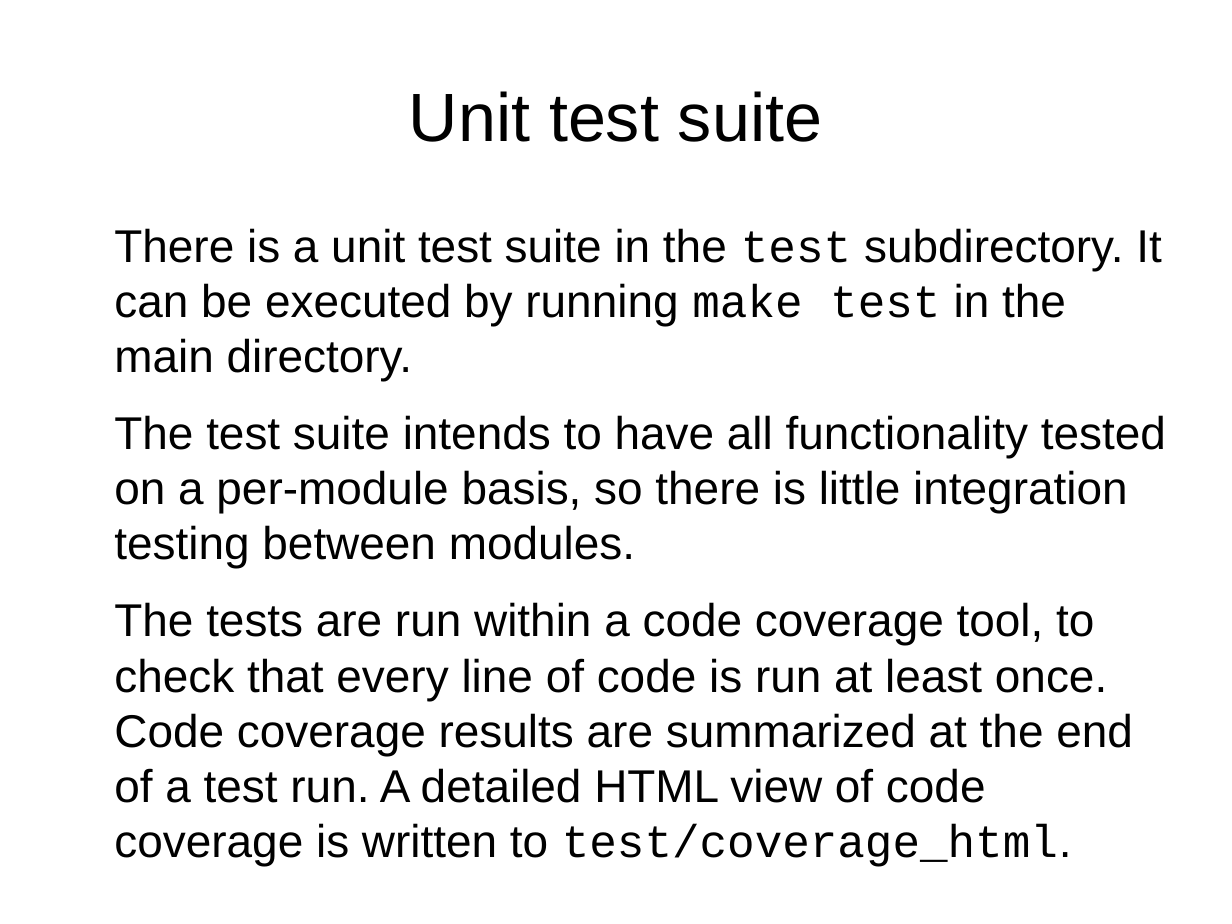
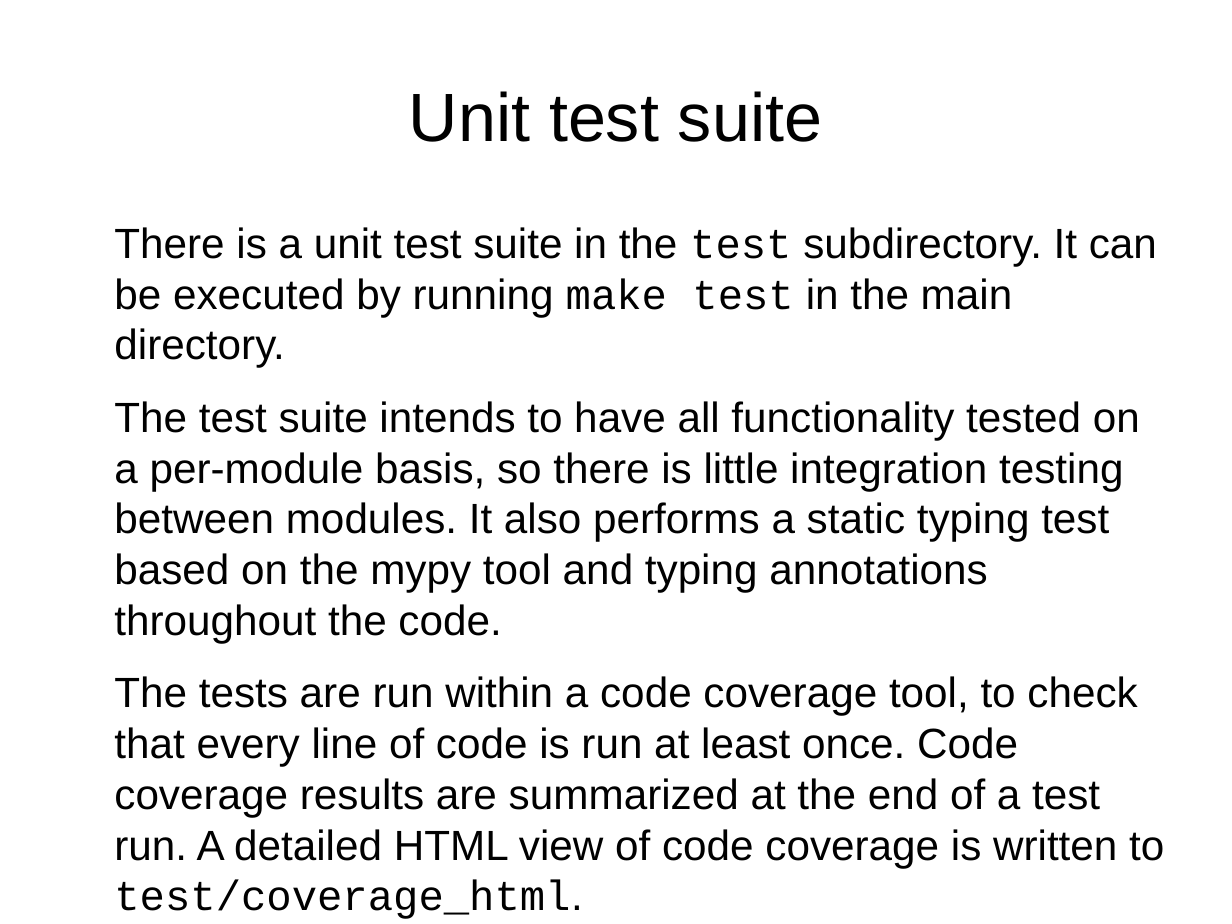
Before and after one commit to bitonic-cjp/bl4p-client, a slide deck: slide 19 of doc/Code overview.odp. Drawn at 1232x924 pixels with LibreOffice and Linux fonts; fonts in the diff are those of the drawing. Boxes give left, top, right and bottom in pixels: in the first picture for what was removed or moved away, otherwise in the second. Text is boxed around its words. In the diff, an @@ line names an element or a change of style, - is before the commit and + after.

```diff
--- a/doc/Code overview.odp
+++ b/doc/Code overview.odp
@@ text at (114, 227, 1164, 919): size 29.6 to 27.2 pt in "There is a unit test suite in ...", "The tests are run within a code ..." @@
@@ text at (114, 401, 1140, 643): text changed; size 29.6 to 27.2 pt @@
-The test suite intends to have all functionality tested on a per-module basis, so there is little integration testing between modules.
+The test suite intends to have all functionality tested on a per-module basis, so there is little integration testing between modules. It also performs a static typing test based on the mypy tool and typing annotations throughout the code.
```
Also in this commit, not shown: 4 other slides changed, 1 slide added, 1 other file.
